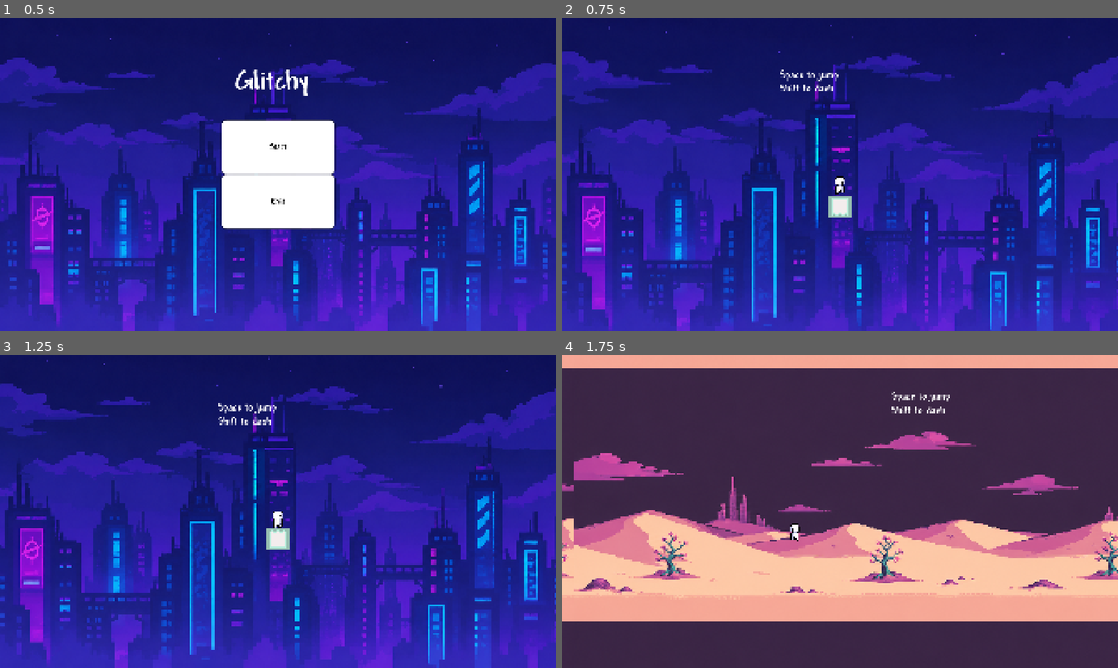
Above: before the commit, frames 1-4 (two rows, left to right).
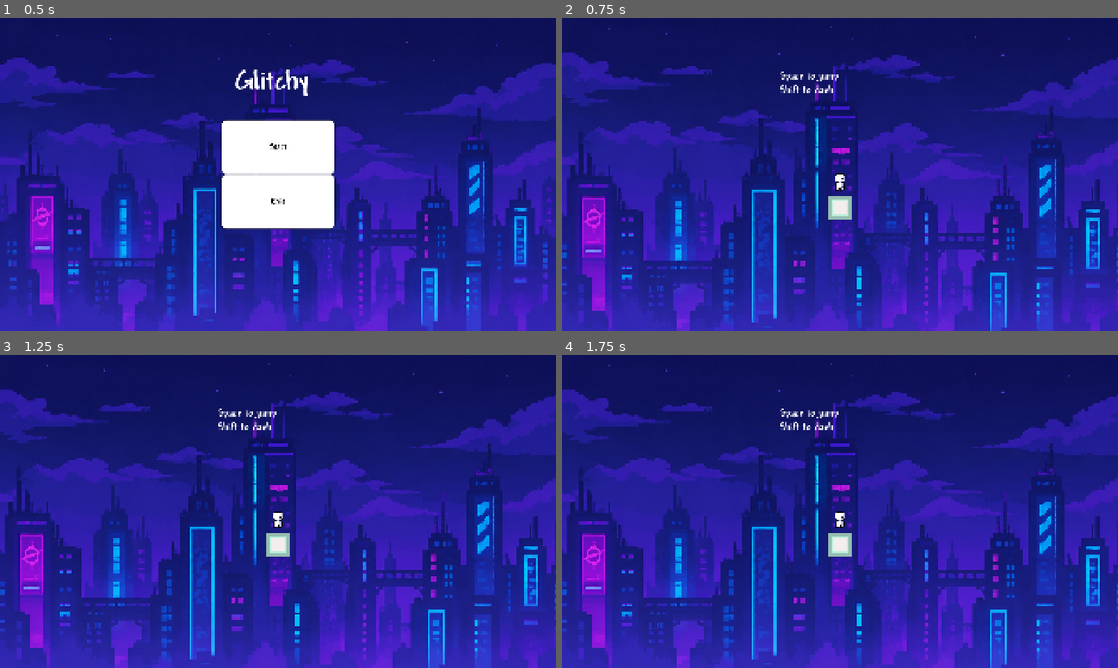
Above: after the commit, the same moments.

Repository: DanielPavlov175/Glitchy
Game: Godot game, scene res://scenes/main_menu.tscn
The game is run twice, just before and just after one commit, with the same random seed, the same clock (stepped at 60 frames per second) and the same inputs.
Inputs:
- Up to frame 1 (0.5 s): no input
- Up to frame 2 (0.75 s): click "Start" at 0.5 s
- Up to frame 3 (1.25 s): no input
- Up to frame 4 (1.75 s): hold A (move_right) from 1.28 s (still down); tap Shift (dash) at 1.35 s; tap Space (jump) at 1.52 s; tap R (glitch) at 1.55 s

Frame 1 is identical in both runs. In frame 2, 4.1% of the frame differs, in the area x 0-100%, y 2-100%; in frame 3, 14%; in frame 4, 100%, in the area x 0-100%, y 0-100%.
Error after the commit: Parse Error: Used space character for indentation instead of tab as used before in the file. (res://scripts/player.gd:80)

Commit message:
prize at the end

Diff:
--- a/glitchy/scenes/main.tscn
+++ b/glitchy/scenes/main.tscn
@@ -165,3 +165,10 @@
 offset_right = 11152.0
 offset_bottom = -514.88617
 text = "We pulled an all-nighter for this shit"
+
+[node name="Label2" type="Label" parent="." unique_id=349307386]
+offset_left = 11332.0
+offset_top = -624.0
+offset_right = 11672.0
+offset_bottom = -524.0
+text = "Congratulations, you beat this game. Sorry"
--- a/glitchy/scripts/player.gd
+++ b/glitchy/scripts/player.gd
@@ -17,63 +17,63 @@
 
 #dash function
 func dash():
-    dash_length.start()
-    dash_cooldown.start()
+	dash_length.start()
+	dash_cooldown.start()
 
 #glitch (world change) function
 func glitch():
-    if manager.current_world == manager.world.city:
-        player.set_collision_mask_value(2, true)
-        player.set_collision_mask_value(1, false)
-        manager.current_world = manager.world.nature
-    elif manager.current_world == manager.world.nature:
-        player.set_collision_mask_value(1, true)
-        player.set_collision_mask_value(2, false)
-        manager.current_world = manager.world.city
+	if manager.current_world == manager.world.city:
+		player.set_collision_mask_value(2, true)
+		player.set_collision_mask_value(1, false)
+		manager.current_world = manager.world.nature
+	elif manager.current_world == manager.world.nature:
+		player.set_collision_mask_value(1, true)
+		player.set_collision_mask_value(2, false)
+		manager.current_world = manager.world.city
 func _physics_process(delta: float) -> void:
-    var was_on_floor = is_on_floor()
-    var direction := Input.get_axis("move_right", "move_left")
+	var was_on_floor = is_on_floor()
+	var direction := Input.get_axis("move_right", "move_left")
 
 # add the gravity.
-    if not is_on_floor():
-        velocity += get_gravity() * delta
+	if not is_on_floor():
+		velocity += get_gravity() * delta
 
 # handle jump.
-    if Input.is_action_just_pressed("jump") and (is_on_floor() or !coyote_timer.is_stopped()):
-        velocity.y = JUMP_VELOCITY
+	if Input.is_action_just_pressed("jump") and (is_on_floor() or !coyote_timer.is_stopped()):
+		velocity.y = JUMP_VELOCITY
 
 # flip sprite depending on direction
-    if direction != 0.0:
-        animation.flip_h = direction < 0.0
+	if direction != 0.0:
+		animation.flip_h = direction < 0.0
 
 
-    if Input.is_action_just_pressed("dash") and dash_cooldown.is_stopped():
-        dash()
+	if Input.is_action_just_pressed("dash") and dash_cooldown.is_stopped():
+		dash()
 
 
-    if Input.is_action_just_pressed("glitch"):
-        glitch()
+	if Input.is_action_just_pressed("glitch"):
+		glitch()
 
 
-    update_horizontal_movement(direction, delta)
-    move_and_slide()
-    update_animation()
+	update_horizontal_movement(direction, delta)
+	move_and_slide()
+	update_animation()
 
-    if was_on_floor && !is_on_floor():
-        coyote_timer.start()
+	if was_on_floor && !is_on_floor():
+		coyote_timer.start()
 
 #update the horizontal movement based on input and dash
 func update_horizontal_movement(direction: float, delta: float) -> void:
-    if not dash_length.is_stopped():
-        velocity.x = direction * run_speed * DASH_MULTIPLIER
-        return
+	if not dash_length.is_stopped():
+		velocity.x = direction * run_speed * DASH_MULTIPLIER
+		return
 
-    # drop back to regular speed as soon as the dash ends.
-    velocity.x = clampf(velocity.x, -run_speed, run_speed)
+	# drop back to regular speed as soon as the dash ends.
+	velocity.x = clampf(velocity.x, -run_speed, run_speed)
 
-    var target_speed := direction * run_speed
-    var rate := braking if direction == 0.0 else acceleration
-    velocity.x = move_toward(velocity.x, target_speed, rate * delta)
+	var target_speed := direction * run_speed
+	var rate := braking if direction == 0.0 else acceleration
+	velocity.x = move_toward(velocity.x, target_speed, rate * delta)
 
 #update the animation based on the player's state
 func update_animation() -> void:
